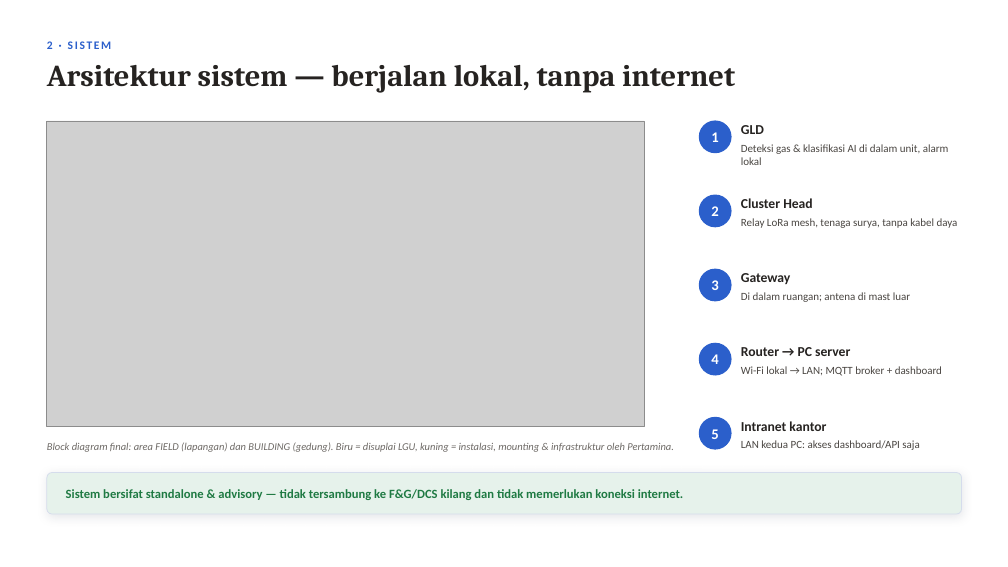
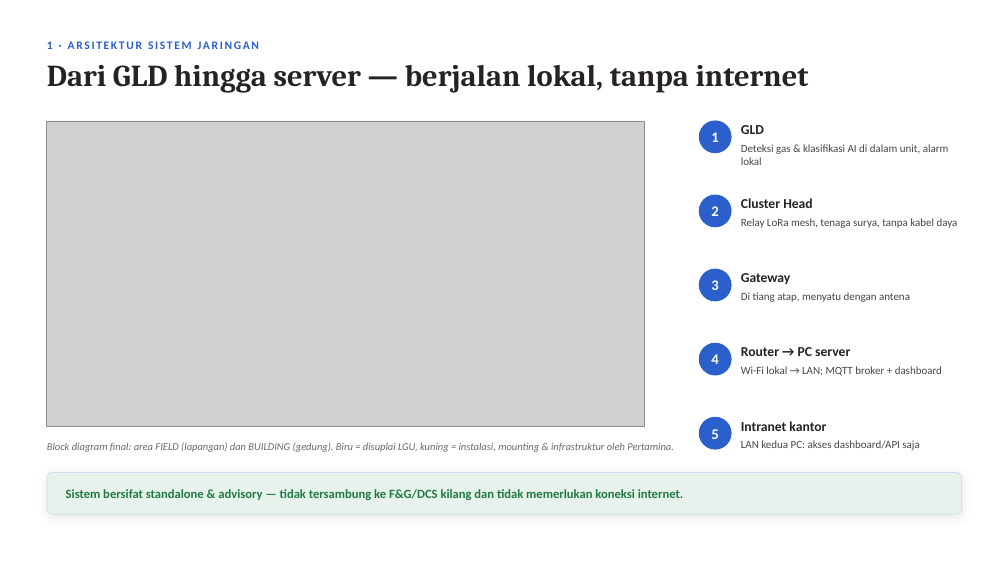
Before and after one commit to RavellerH/GLD-V2-Report-2026, a slide deck: slide 6 of Deliverables/Presentasi_Koordinasi_Implementasi_GLD_RU-VI_Balongan_13November2026.pptx (slide 4 before the commit). Drawn at 1008x567 pixels with LibreOffice and Linux fonts; fonts in the diff are those of the drawing; grey boxes stand for pictures. Boxes give left, top, right and bottom in pixels: in the first picture for what was removed or moved away, otherwise in the second. Text is boxed around its words. In the diff, an @@ line names an element or a change of style, - is before the commit and + after.

```diff
--- a/Deliverables/Presentasi_Koordinasi_Implementasi_GLD_RU-VI_Balongan_13November2026.pptx
+++ b/Deliverables/Presentasi_Koordinasi_Implementasi_GLD_RU-VI_Balongan_13November2026.pptx
@@ text at box(47, 41, 259, 49): text changed @@
-2 · SISTEM
+1 · ARSITEKTUR SISTEM JARINGAN
@@ text at box(47, 65, 809, 93): text changed @@
-Arsitektur sistem — berjalan lokal, tanpa internet
+Dari GLD hingga server — berjalan lokal, tanpa internet
@@ text at box(741, 292, 910, 302): text changed @@
-Di dalam ruangan; antena di mast luar
+Di tiang atap, menyatu dengan antena
```
Also in this commit, not shown: 18 other slides changed, 14 slides added, 5 slides removed, 16 other files.
